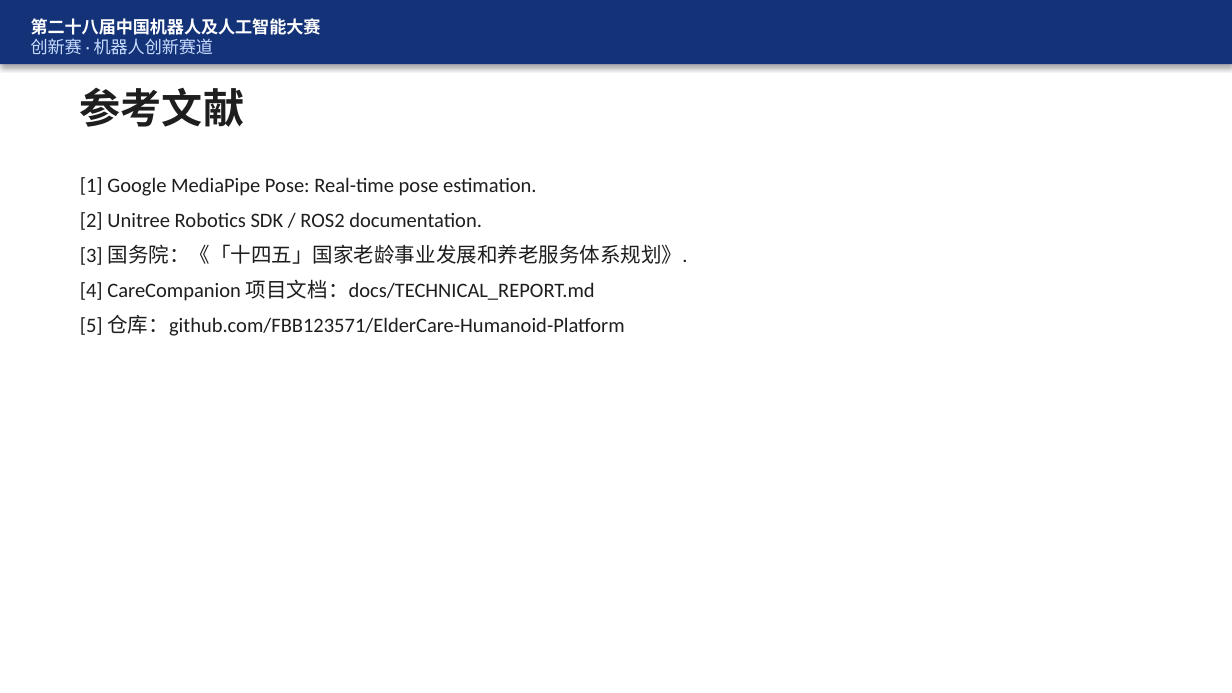
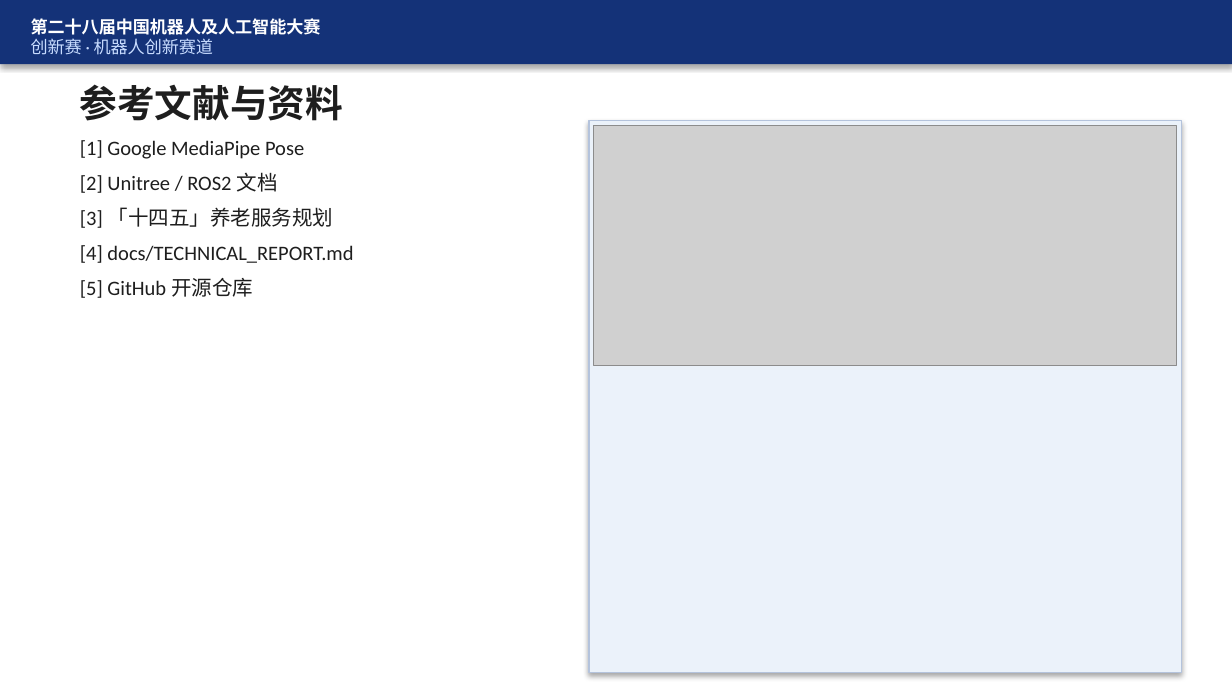
Before and after one commit to FBB123571/ElderCare-Humanoid-Platform, a slide deck: slide 29 of docs/答辩_CareCompanion.pptx (slide 27 before the commit). Drawn at 1232x693 pixels with LibreOffice and Linux fonts; fonts in the diff are those of the drawing; grey boxes stand for pictures. Boxes give left, top, right and bottom in pixels: in the first picture for what was removed or moved away, otherwise in the second. Text is boxed around its words. In the diff, an @@ line names an element or a change of style, - is before the commit and + after.

```diff
--- a/docs/答辩_CareCompanion.pptx
+++ b/docs/答辩_CareCompanion.pptx
@@ text at box(80, 84, 343, 121): text changed; size 24 to 22 pt @@
-参考文献
+参考文献与资料
@@ text at box(80, 140, 353, 298): text changed @@
-[1] Google MediaPipe Pose: Real-time pose estimation.
-[2] Unitree Robotics SDK / ROS2 documentation.
-[3] 国务院：《「十四五」国家老龄事业发展和养老服务体系规划》.
-[4] CareCompanion 项目文档：docs/TECHNICAL_REPORT.md
-[5] 仓库：github.com/FBB123571/ElderCare-Humanoid-Platform
+[1] Google MediaPipe Pose
+[2] Unitree / ROS2 文档
+[3] 「十四五」养老服务规划
+[4] docs/TECHNICAL_REPORT.md
+[5] GitHub 开源仓库
@@ rectangle added at box(589, 121, 1181, 673), fill #EBF2FA, outline #B4C3DC 0.75 pt @@
@@ picture added at box(594, 126, 1177, 366) @@
```
Also in this commit, not shown: 20 other slides changed, 4 slides added, 2 slides removed, 16 other files.
